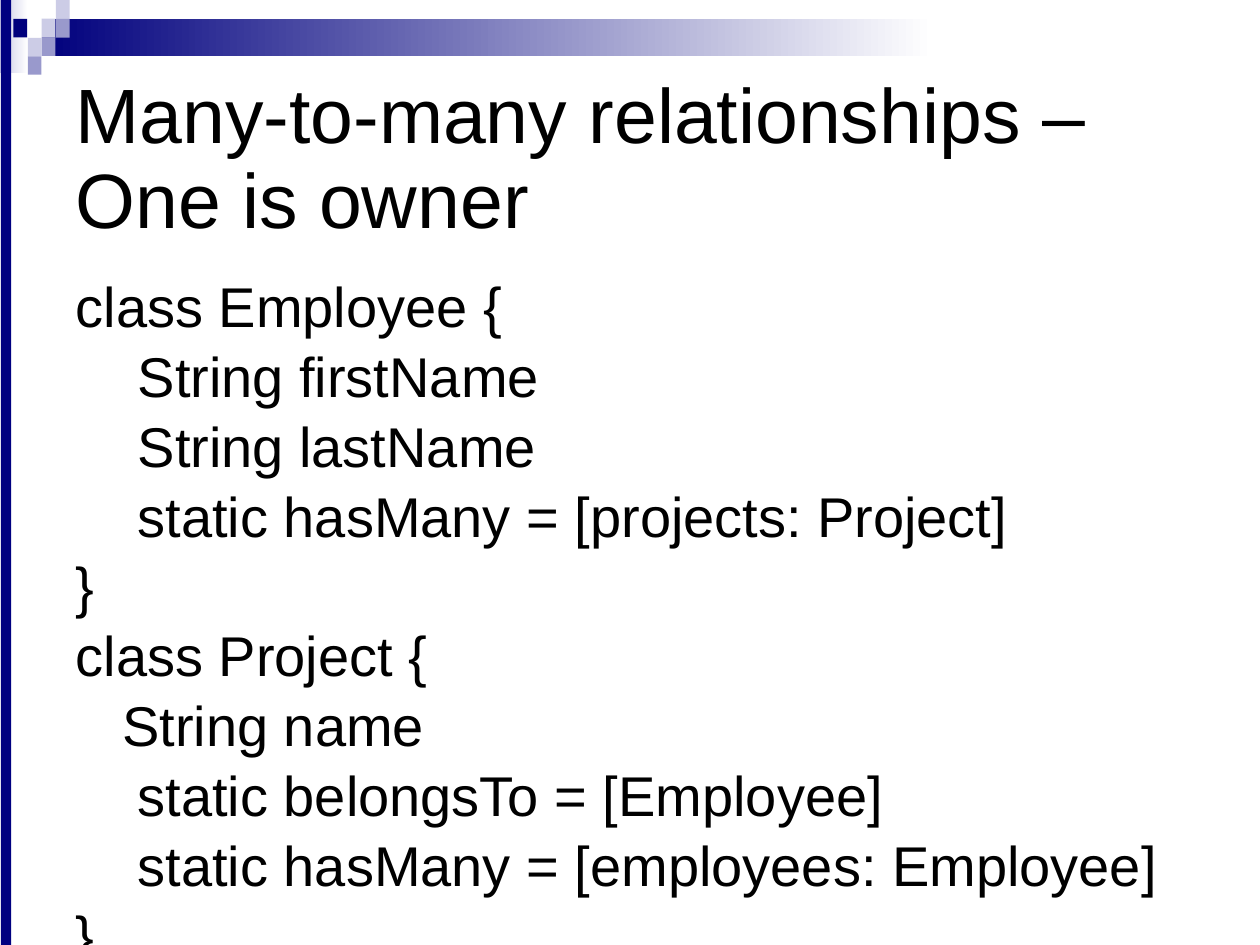
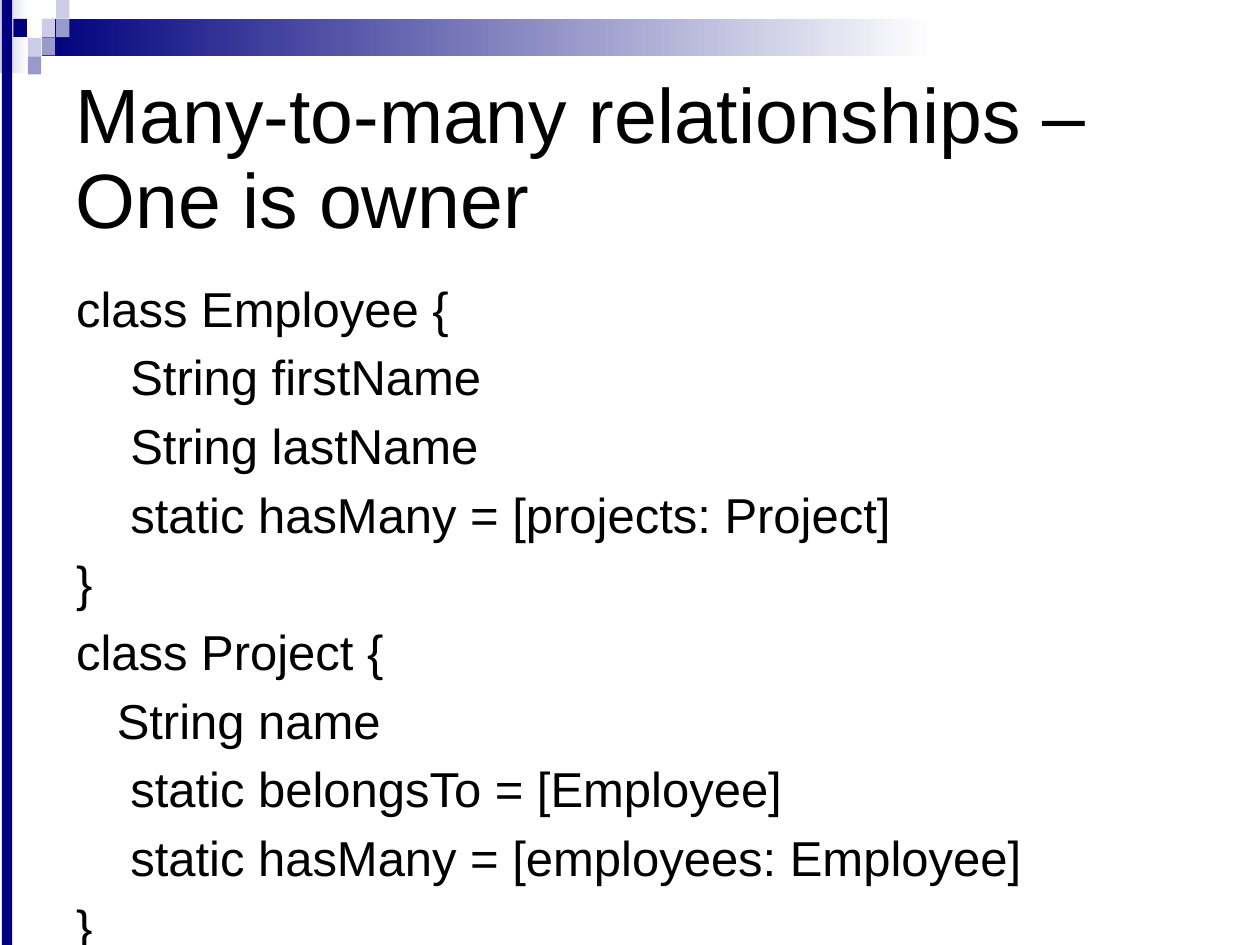
Before and after one commit to meudaypratap/grailsdomain1, a slide deck: slide 19 of Domain_Classses_1.ppt. Drawn at 1260x945 pixels with LibreOffice and Linux fonts; fonts in the diff are those of the drawing; background and template pictures are left out. Boxes give left, top, right and bottom in pixels: in the first picture for what was removed or moved away, otherwise in the second. Text is boxed around its words. In the diff, an @@ line names an element or a change of style, - is before the commit and + after.

```diff
--- a/Domain_Classses_1.ppt
+++ b/Domain_Classses_1.ppt
@@ text "class Employee {" at bbox=[76, 291, 1021, 886]: size 32 to 28 pt; line spacing 0.83 to 0.93 @@
```
Also in this commit, not shown: 6 other slides changed.
